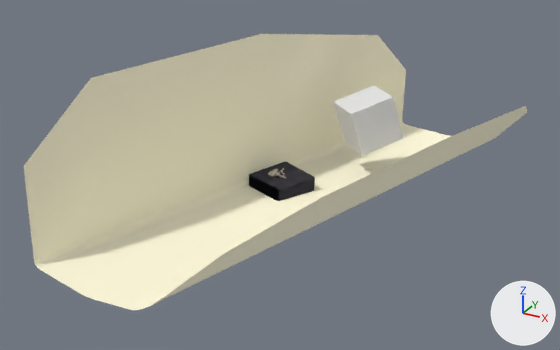
The Blender file RayGunStudio.blend as it was, and as the next commit left it.
Before and after are seen from a 50 mm camera at (115.0, -214.0, 111.0) aimed at (0.0, -5.0, 6.0). Lighting does not change. The marker at lower right points along +X, +Y and +Z.
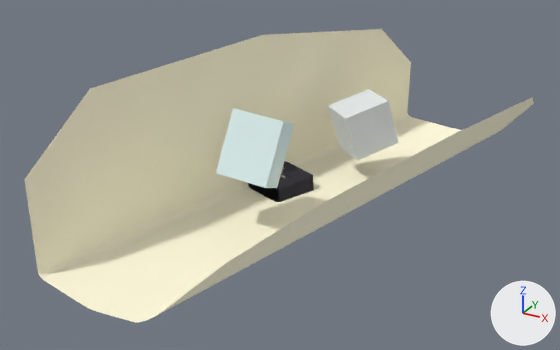
What changed in the scene script:
```text
Add mat_material_010:
    mat_material_010 = diffuse_material('Material.010')
    mat_material_010.base_color = (0.764, 0.923, 0.923)  # white #e2f6f6
Add me_cube_004:
    me_cube_004.from_pydata(...)  # a box spanning x -1.0..1.0, y -1.0..1.0, z -1.0..1.0
    me_cube_004.materials.append(mat_material_010)  # white #e2f6f6
Change ob_cube_003:
    ob_cube_003.location: (17.3, 28.2, 18.4) -> (17.5, 23.2, 18.4)
Change ob_cube:
    ob_cube.location: (-0.4, 0.3, 7.5) -> (0.8, 0.3, 7.5)
    ob_cube.rotation_euler: (-0.0401, -0.0122, -0.225) -> (0.0, 0.0, -0.236)  # degrees (-2.3, -0.7, -13) -> degrees (0, 0, -14)
Add ob_cube_004:
    ob_cube_004 = bpy.data.objects.new('Cube.004', me_cube_004)
    ob_cube_004.location = (4.3, -28.0, 24.6)
    ob_cube_004.rotation_euler = (-0.415, 0.129, 0.122)  # degrees (-24, 7.4, 7)
    ob_cube_004.scale = (8.07, 5.64, 9.98)
```

Changed parts and their boxes (x1, y1, x2, y2) in the pictures (560 x 350 px):
'Cube', moved, turned
    before: (24, 34, 527, 310)
    after: (24, 29, 534, 323)
'Cube.004', added
    after: (216, 108, 294, 188)
'Cube.003', moved
    before: (334, 85, 403, 156)
    after: (328, 89, 398, 160)
